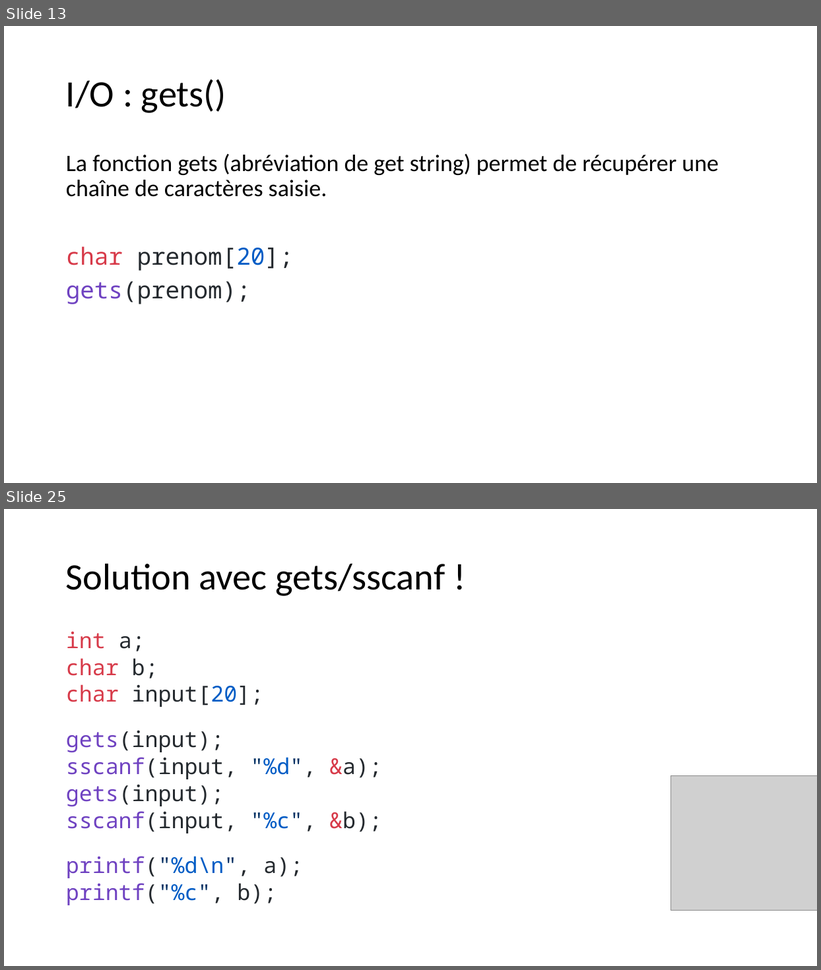
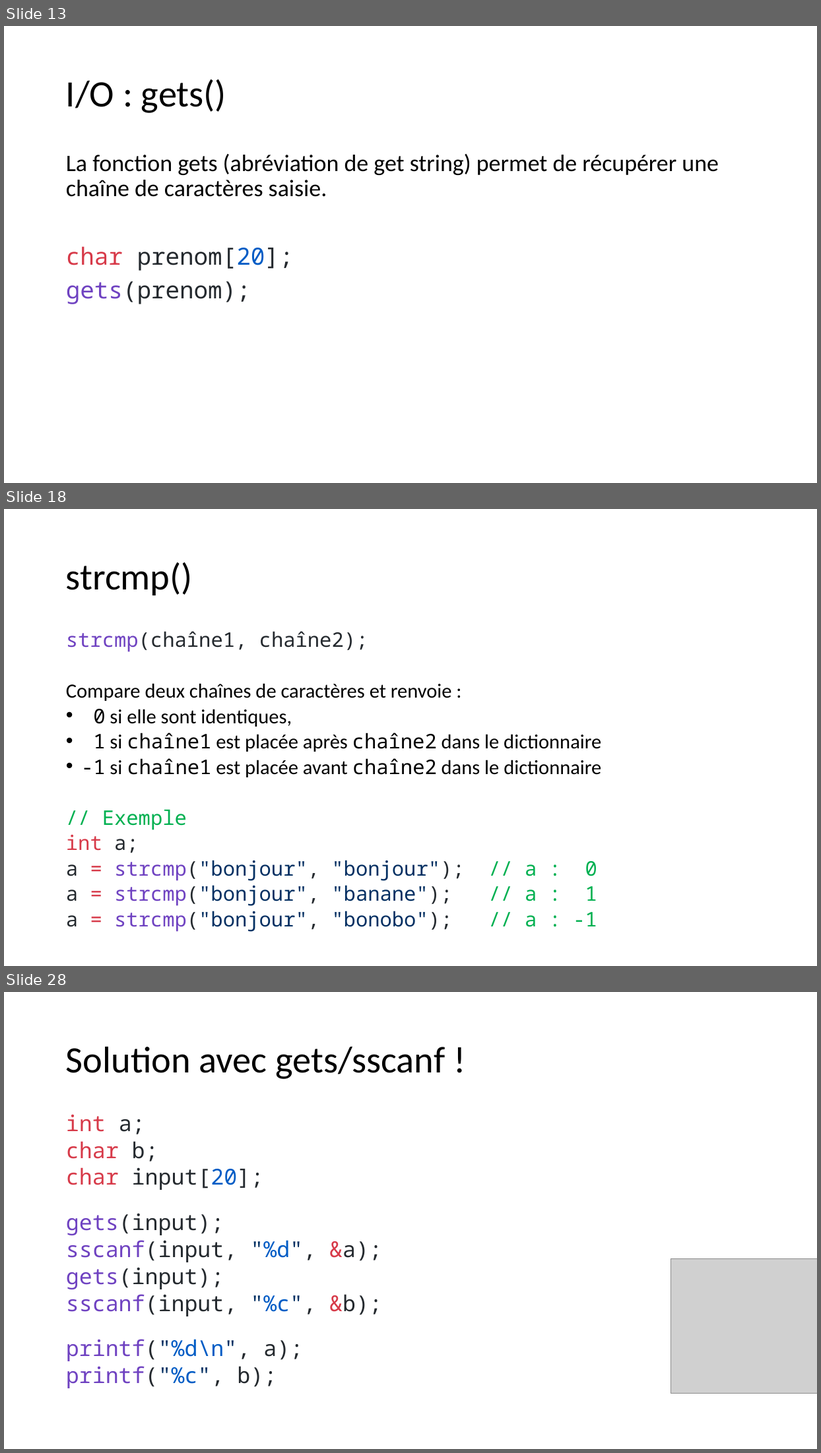
Before and after one commit to standard3/BTS1, a slide deck: 02_C/03_Tableaux/tableaux.pptx. Shown one above the other, each under a label of ours: slides 13 and 25 before the commit, slides 13, 18 and 28 after it; the slides between them are not shown. The pictures are 821x970 and 821x1453 pixels, drawn with LibreOffice and Linux fonts; fonts in the diff are those of the drawing; grey boxes stand for pictures. Boxes give left, top, right and bottom in pixels: in the first picture for what was removed or moved away, otherwise in the second. Text is boxed around its words. In the diff, an @@ line names an element or a change of style, - is before the commit and + after.

```diff
--- a/02_C/03_Tableaux/tableaux.pptx
+++ b/02_C/03_Tableaux/tableaux.pptx
@@ slide 18 added at (4, 509, 817, 966), background #FFFFFF @@
@@ title added at (66, 562, 193, 595), 44 pt, text #000000 @@
+strcmp()
@@ text added at (66, 631, 601, 932), 23.8 pt, text #000000 @@
+strcmp(chaîne1, chaîne2);
+Compare deux chaînes de caractères et renvoie :
+• 0 si elle sont identiques,
+• 1 si chaîne1 est placée après chaîne2 dans le dictionnaire
+• -1 si chaîne1 est placée avant chaîne2 dans le dictionnaire
+// Exemple
+int a;
+a = strcmp("bonjour", "bonjour"); // a : 0
+a = strcmp("bonjour", "banane"); // a : 1
+a = strcmp("bonjour", "bonobo"); // a : -1
@@ what was slide 25 is now slide 28 @@
```
Also in this commit, not shown: 11 slides changed, 4 other slides added, 4 other files.
